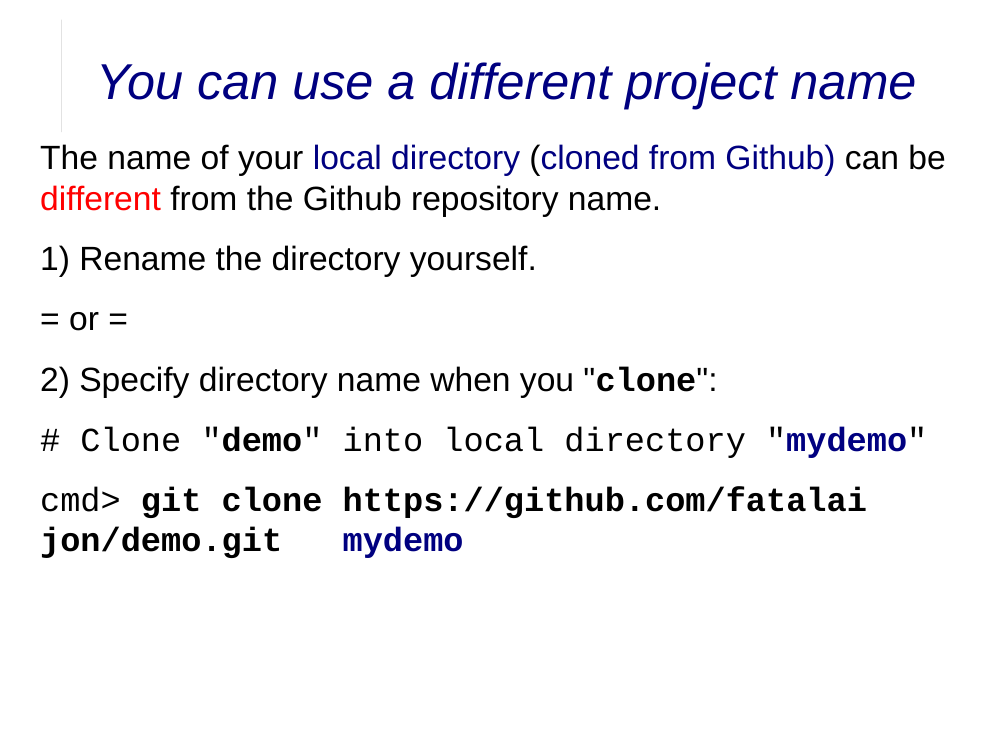
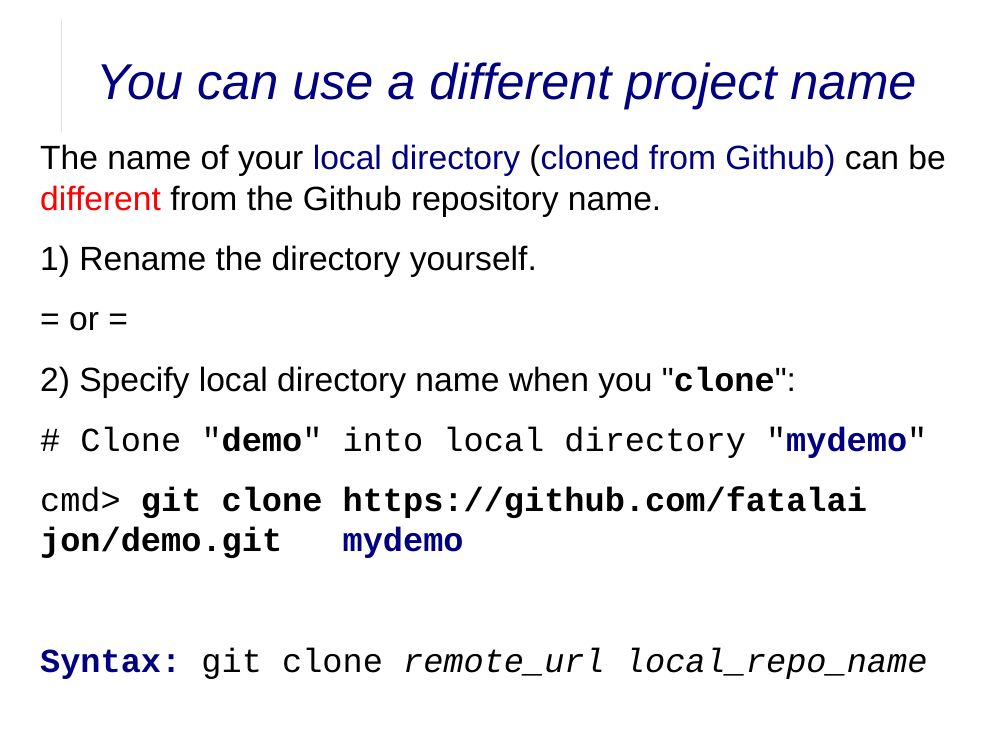
Before and after one commit to skeoop/skeoop.github.io, a slide deck: slide 11 of git/Using-Github.ppt. Drawn at 1008x756 pixels with LibreOffice and Linux fonts; fonts in the diff are those of the drawing. Boxes give left, top, right and bottom in pixels: in the first picture for what was removed or moved away, otherwise in the second. Text is boxed around its words. In the diff, an @@ line names an element or a change of style, - is before the commit and + after.

```diff
--- a/git/Using-Github.ppt
+++ b/git/Using-Github.ppt
@@ text at box(40, 366, 796, 398): text changed @@
-2) Specify directory name when you "clone":
+2) Specify local directory name when you "clone":
@@ text at box(40, 647, 928, 679): paragraph added @@
+Syntax: git clone remote_url local_repo_name
```
Also in this commit, not shown: 9 other slides changed, 21 other files.
